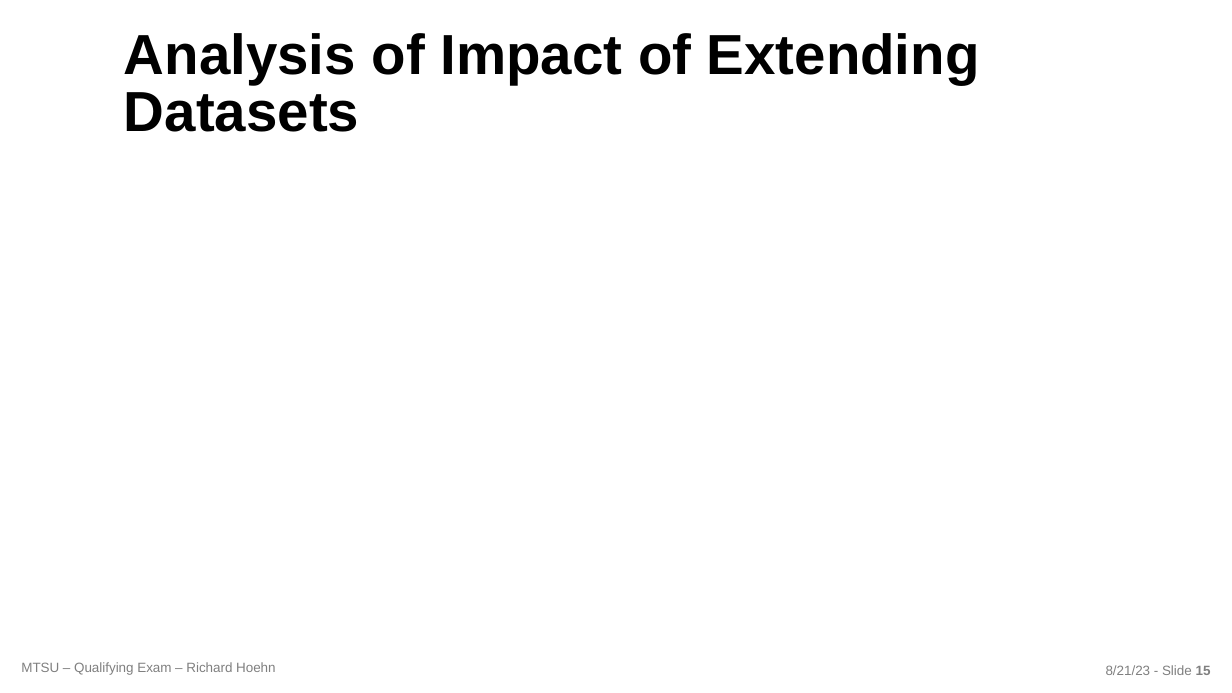
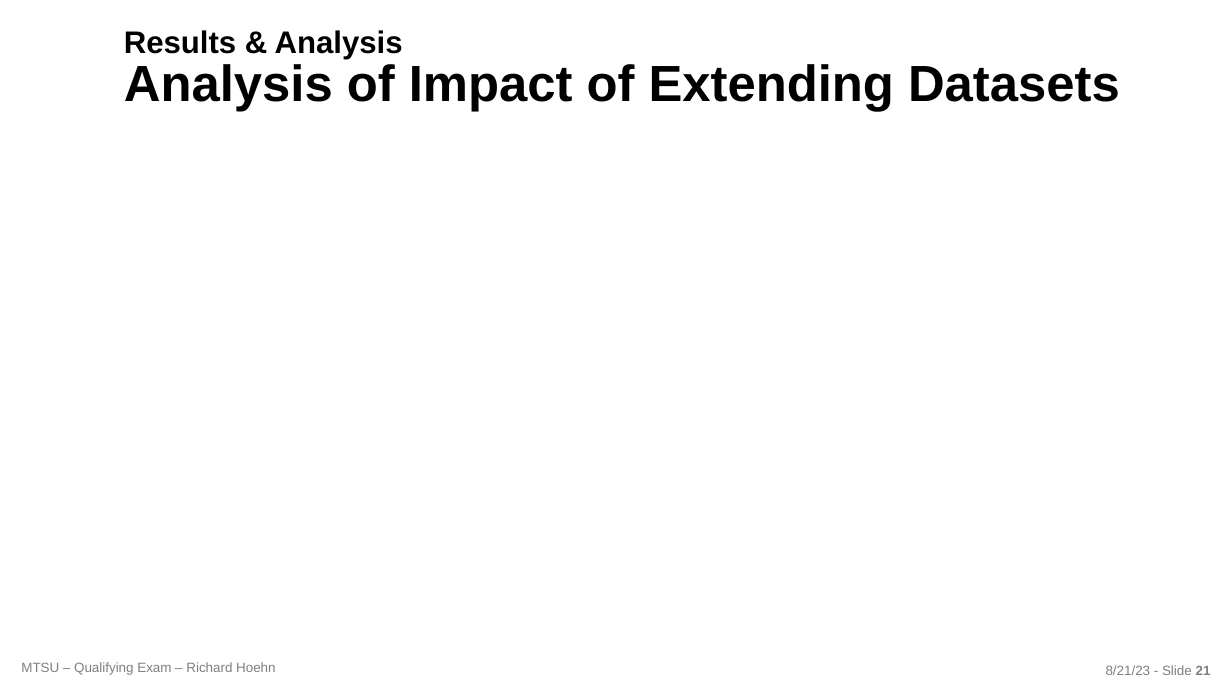
Before and after one commit to richardhoehn/mtsu.coms.qualifying-exam, a slide deck: slide 21 of presentation/COMS_Qualifying_Exam-2023-08-21.pptx (slide 15 before the commit). Drawn at 1232x693 pixels with LibreOffice and Linux fonts; fonts in the diff are those of the drawing; background and template pictures are left out. Boxes give left, top, right and bottom in pixels: in the first picture for what was removed or moved away, otherwise in the second. Text is boxed around its words. In the diff, an @@ line names an element or a change of style, - is before the commit and + after.

```diff
--- a/presentation/COMS_Qualifying_Exam-2023-08-21.pptx
+++ b/presentation/COMS_Qualifying_Exam-2023-08-21.pptx
@@ title at (124,30,1120,111): text changed; size 44 to 39.6 pt @@
-Analysis of Impact of Extending Datasets
+Results & Analysis
+Analysis of Impact of Extending Datasets
@@ text at (1106,665,1211,675): text changed @@
-8/21/23 - Slide 15
+8/21/23 - Slide 21
```
Also in this commit, not shown: 5 other slides changed, 15 slides added, 8 slides removed, 14 other files.
